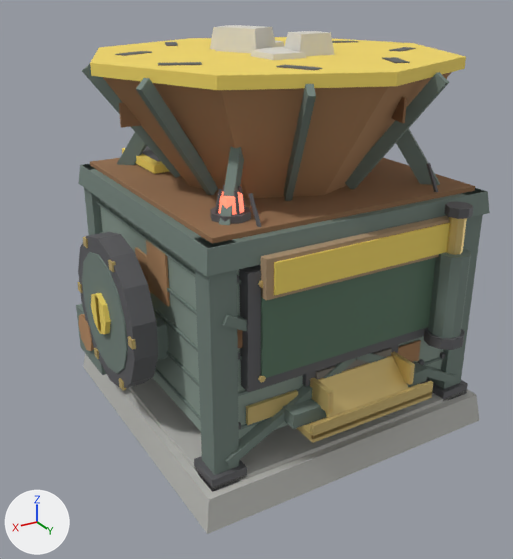
The Blender file assets/world/src/cash_hopper.blend, before and after one commit.
Both versions are drawn from a 50 mm camera at (2.15, 3.43, 2.55) aimed at (0.13, 0.06, 0.86). The axes (+X, +Y, +Z) are drawn at lower left. The lights are the same throughout. The first picture is the older version.

The scene before the commit, as lines of its bpy script (objects in view):
```python
ob_body_hopbrass = bpy.data.objects.new('Body_HopBrass', me_body_hopbrass)
ob_body_hopbrass.parent = ob_body
ob_body_hopbrass.location = (0.0, 0.0, 0.0)
ob_body_hopscreen = bpy.data.objects.new('Body_HopScreen', me_body_hopscreen)
ob_body_hopscreen.parent = ob_body
ob_body_hopscreen.location = (0.0, 0.0, 0.0)
ob_body_hopyellow = bpy.data.objects.new('Body_HopYellow', me_body_hopyellow)
ob_body_hopyellow.parent = ob_body
ob_body_hopyellow.location = (0.0, 0.0, 0.0)
ob_pivot_funnel_hopiron = bpy.data.objects.new('Pivot_Funnel_HopIron', me_pivot_funnel_hopiron)
ob_pivot_funnel_hopiron.parent = ob_pivot_funnel
ob_pivot_funnel_hopiron.location = (0.0, 0.0, 0.0)
ob_pivot_funnel_hopyellow = bpy.data.objects.new('Pivot_Funnel_HopYellow', me_pivot_funnel_hopyellow)
ob_pivot_funnel_hopyellow.parent = ob_pivot_funnel
ob_pivot_funnel_hopyellow.location = (0.0, 0.0, 0.0)
# also in view: 'Pivot_Flywheel_HopIron' at (1.0, 0.0, 0.85); 'Body_HopRust' at (0.12, 0.0, 0.92); 'Pivot_Funnel_HopSteelDk' at (0.0, 0.0, 1.8); 'Body_HopWood' at (0.0, 0.9, 1.28); 'Body_HopSteelDk' at (0.09, -0.15, 1.08)
```
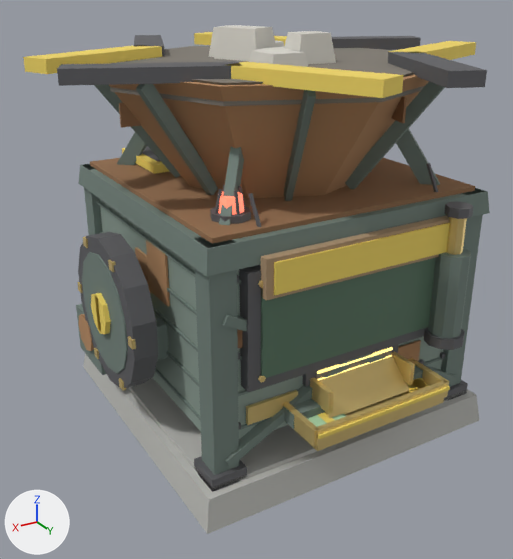
Edits to the bpy script that builds the scene:
```text
Add mat_hopbill:
    mat_hopbill = bpy.data.materials.new('HopBill')
    # nodes: BsdfPrincipled, Mix, OutputMaterial, VertexColor
    # colours: green #b3daad, mixed with the vertex colours
Add mat_hopcoin:
    mat_hopcoin = bpy.data.materials.new('HopCoin')
    # nodes: BsdfPrincipled, Mix, OutputMaterial, VertexColor
    # colours: yellow #f9df7c, mixed with the vertex colours
Add mat_hopglow:
    mat_hopglow = bpy.data.materials.new('HopGlow')
    # nodes: BsdfPrincipled, Mix, OutputMaterial, VertexColor
    # colours: yellow #ffe589, mixed with the vertex colours
Change me_body_hopbrass:
    used by ob_body_hopbrass; parent = ob_body; location = (0.0, 0.0, 0.0)
    remove me_body_hopbrass.from_pydata(...)  # 104 vertices, 74 faces; spans x -0.62..0.65, y -0.88..1.05, z 0.4..1.27
    add me_body_hopbrass.from_pydata(...)  # 120 vertices, 86 faces; spans x -0.62..0.65, y -0.88..1.13, z 0.4..1.27
    me_body_hopbrass part 1: a new loose piece, a box spanning x -0.445..-0.415, y 0.82..1.12, z 0.44..0.53, in mat_hopbrass
    me_body_hopbrass part 2: a new loose piece, a box spanning x 0.415..0.445, y 0.82..1.12, z 0.44..0.53, in mat_hopbrass
    me_body_hopbrass part 3: 16 vertices moved from x -0.4..0.4, y 0.85..1.05, z 0.4..0.5 to x -0.43..0.43, y 0.82..1.13, z 0.4..0.53
Change me_body_hopyellow:
    used by ob_body_hopyellow; parent = ob_body; location = (0.0, 0.0, 0.0)
    remove me_body_hopyellow.from_pydata(...)  # 8 vertices, 6 faces; spans x -0.56..0.56, y 0.925..0.935, z 1.2..1.36
    add me_body_hopyellow.from_pydata(...)  # 24 vertices, 18 faces; spans x -0.56..0.56, y 0.925..1.143, z 0.445..1.36
    me_body_hopyellow part 4: a new loose piece, a box spanning x -0.43..0.43, y 1.107..1.143, z 0.49..0.51, in mat_hopyellow
    me_body_hopyellow part 5: a new loose piece, a box spanning x 0.255..0.305, y 0.947..1.053, z 0.445..0.475, in mat_hopyellow
Change me_pivot_funnel_hopyellow:
    used by ob_pivot_funnel_hopyellow; parent = ob_pivot_funnel; location = (0.0, 0.0, 0.0)
    remove me_pivot_funnel_hopyellow.from_pydata(...)  # 16 vertices, 10 faces; spans x -1.02..1.02, y -1.02..1.02, z 0.65..0.71
    add me_pivot_funnel_hopyellow.from_pydata(...)  # 32 vertices, 24 faces; spans x -1.26..1.26, y -1.26..1.26, z 0.65..0.72
    me_pivot_funnel_hopyellow part 6: the whole mesh is rebuilt
Change me_pivot_funnel_hopiron:
    used by ob_pivot_funnel_hopiron; parent = ob_pivot_funnel; location = (0.0, 0.0, 0.0)
    remove me_pivot_funnel_hopiron.from_pydata(...)  # 64 vertices, 48 faces; spans x -0.79..0.79, y -0.79..0.79, z 0.66..0.71
    add me_pivot_funnel_hopiron.from_pydata(...)  # 32 vertices, 24 faces; spans x -1.26..1.26, y -1.26..1.26, z 0.65..0.72
    me_pivot_funnel_hopiron part 7: the whole mesh is rebuilt
Add ob_body_hopbill:
    ob_body_hopbill = bpy.data.objects.new('Body_HopBill', me_body_hopbill)  # 32 vertices, 24 faces; spans x 0.174..0.386, y 0.936..1.064, z 0.444..0.474
    ob_body_hopbill.parent = ob_body
    ob_body_hopbill.location = (0.0, 0.0, 0.0)
Add ob_body_hopcoin:
    ob_body_hopcoin = bpy.data.objects.new('Body_HopCoin', me_body_hopcoin)  # 320 vertices, 192 faces; spans x -0.411..-0.213, y 0.902..1.093, z 0.44..0.479
    ob_body_hopcoin.parent = ob_body
    ob_body_hopcoin.location = (0.0, 0.0, 0.0)
Add ob_body_hopglow:
    ob_body_hopglow = bpy.data.objects.new('Body_HopGlow', me_body_hopglow)  # a box spanning x -0.25..0.25, y 0.86..0.872, z 0.659..0.671; a box spanning x -0.25..0.25, y 0.86..0.872, z 0.611..0.623
    ob_body_hopglow.parent = ob_body
    ob_body_hopglow.location = (0.0, 0.0, 0.0)
```

What differs and where, as boxes [x1, y1, x2, y2] in the pictures (513 x 559 px; the box of a moved part takes in the faces that stretch with it):
'Pivot_Funnel_HopYellow', reshaped (20% wider, 24% taller)
    before: [90, 37, 466, 90]
    after: [23, 32, 476, 98]
'Body_HopBrass', reshaped (9% wider)
    before: [246, 280, 433, 443]
    after: [246, 280, 449, 451]
'Pivot_Funnel_HopIron', reshaped
    before: [115, 41, 416, 70]
    after: [57, 35, 487, 88]
'Body_HopYellow', reshaped (197% taller)
    before: [274, 223, 450, 295]
    after: [274, 223, 450, 439]
'Body_HopGlow', added
    after: [317, 347, 393, 380]
'Body_HopCoin', added
    after: [401, 377, 430, 396]
'Body_HopBill', added (mostly hidden)
    after: [307, 413, 346, 427]
part 1 of me_body_hopbrass, added
    after: [408, 358, 449, 395]
part 2 of me_body_hopbrass, added (yellow)
    after: [282, 402, 318, 446]
part 3 of me_body_hopbrass, moved or reshaped
    before: [313, 392, 432, 443]
    after: [318, 398, 444, 451]
part 4 of me_body_hopyellow, added
    after: [317, 386, 450, 439]
part 5 of me_body_hopyellow, added
    after: [318, 412, 335, 423]
'Pivot_Funnel_HopStain', unchanged, uncovered by the edit
    after: [109, 46, 425, 106]
